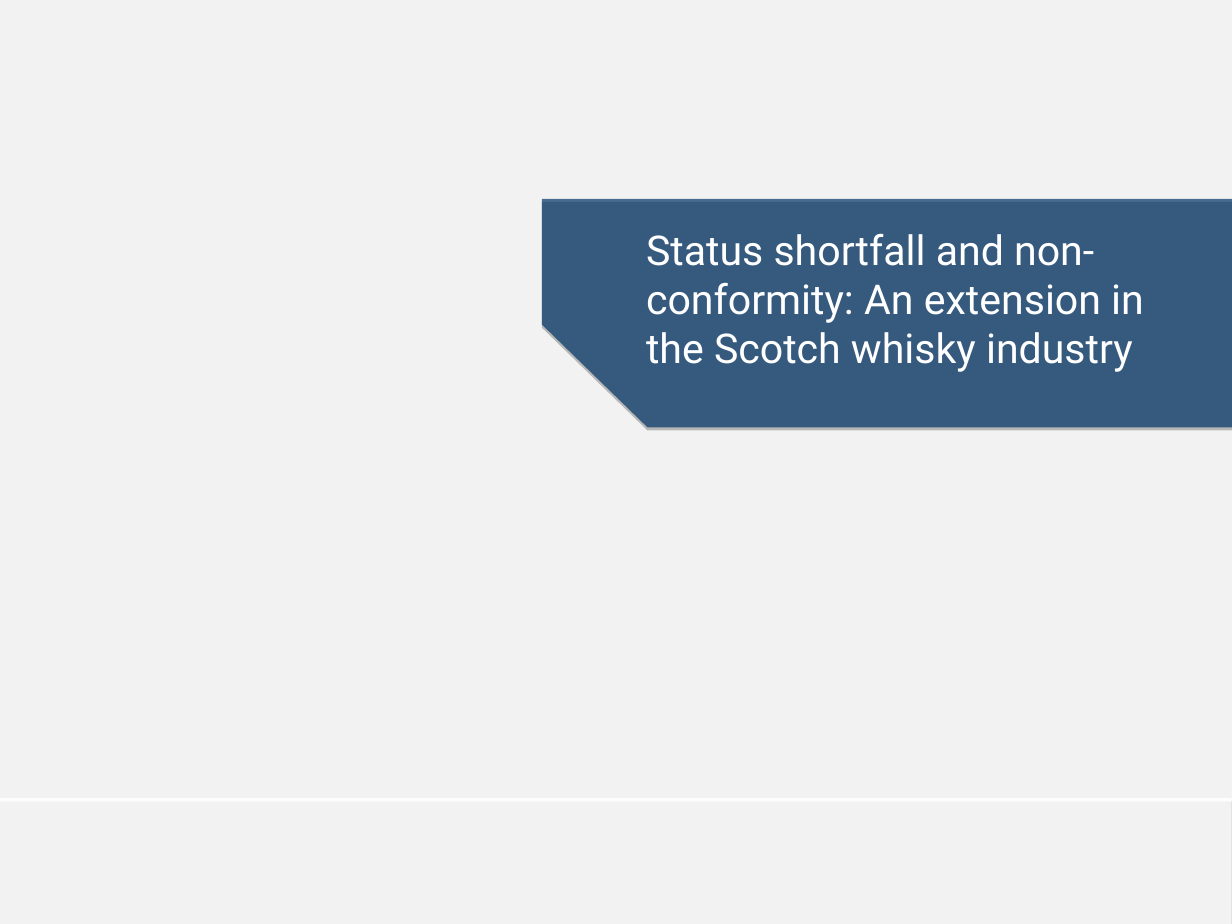
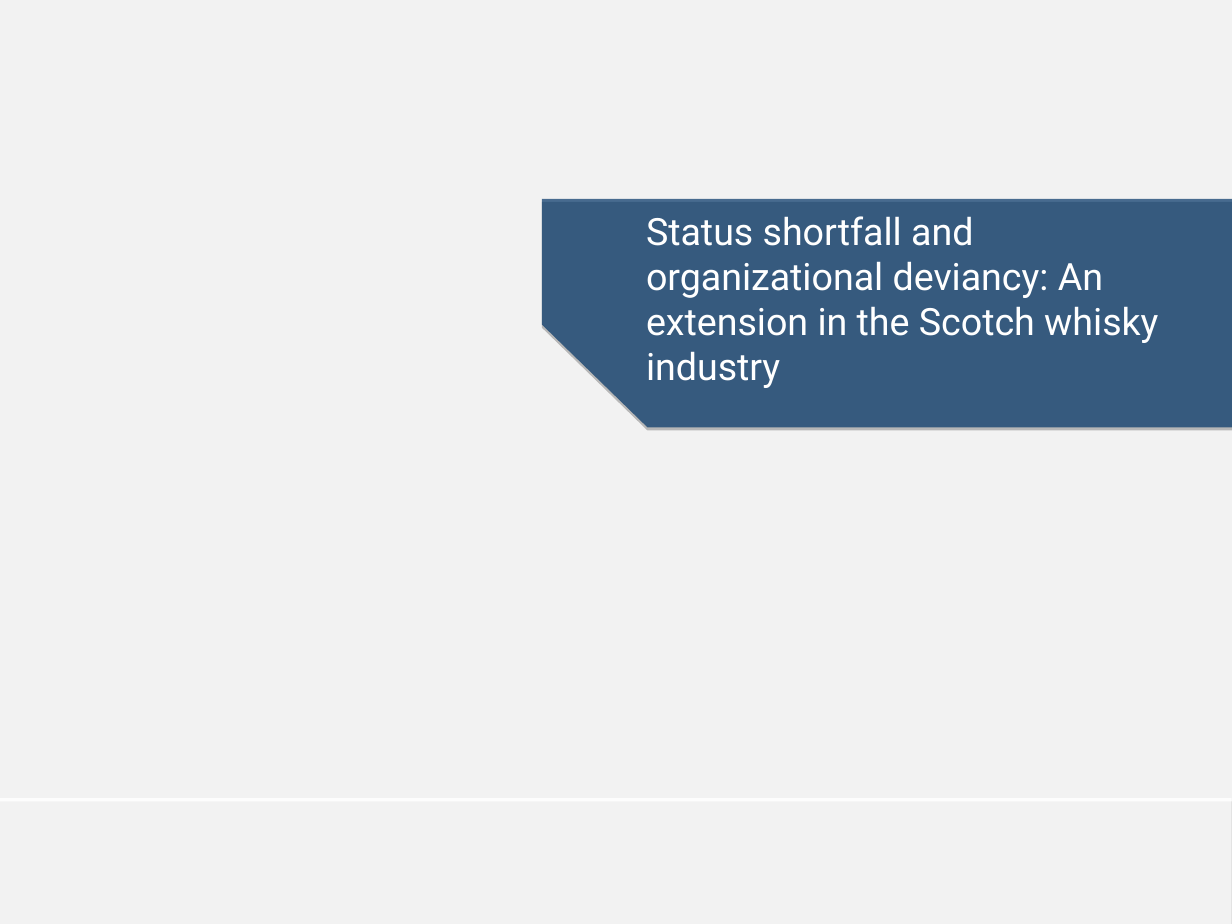
Before and after one commit to mzelst/talks, a slide deck: slide 1 of 2017/20171108 JFF_TilburgUni/20171108 Status shortfalls and non-conformity - An extension in the Scotch whisky industry.odp. Drawn at 1232x924 pixels with LibreOffice and Linux fonts; fonts in the diff are those of the drawing; background and template pictures are left out. Boxes give left, top, right and bottom in pixels: in the first picture for what was removed or moved away, otherwise in the second. Text is boxed around its words. In the diff, an @@ line names an element or a change of style, - is before the commit and + after.

```diff
--- a/2017/20171108 JFF_TilburgUni/20171108 Status shortfalls and non-conformity - An extension in the Scotch whisky industry.odp
+++ b/2017/20171108 JFF_TilburgUni/20171108 Status shortfalls and non-conformity - An extension in the Scotch whisky industry.odp
@@ title at box(646, 216, 1158, 388): text changed; size 24 to 22 pt @@
-Status shortfall and non-conformity: An extension in the Scotch whisky industry
+Status shortfall and organizational deviancy: An extension in the Scotch whisky industry
```
Also in this commit, not shown: 5 other slides changed, 6 slides added, 2 other files.
